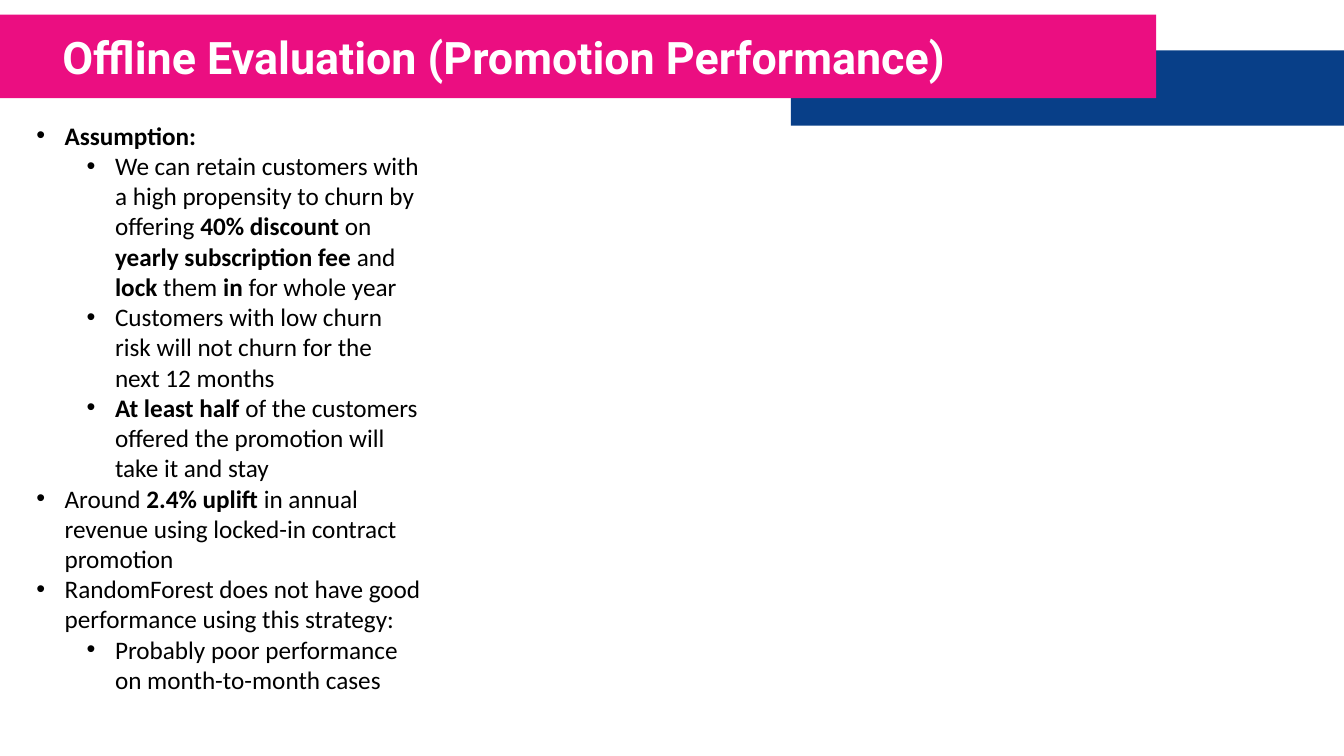
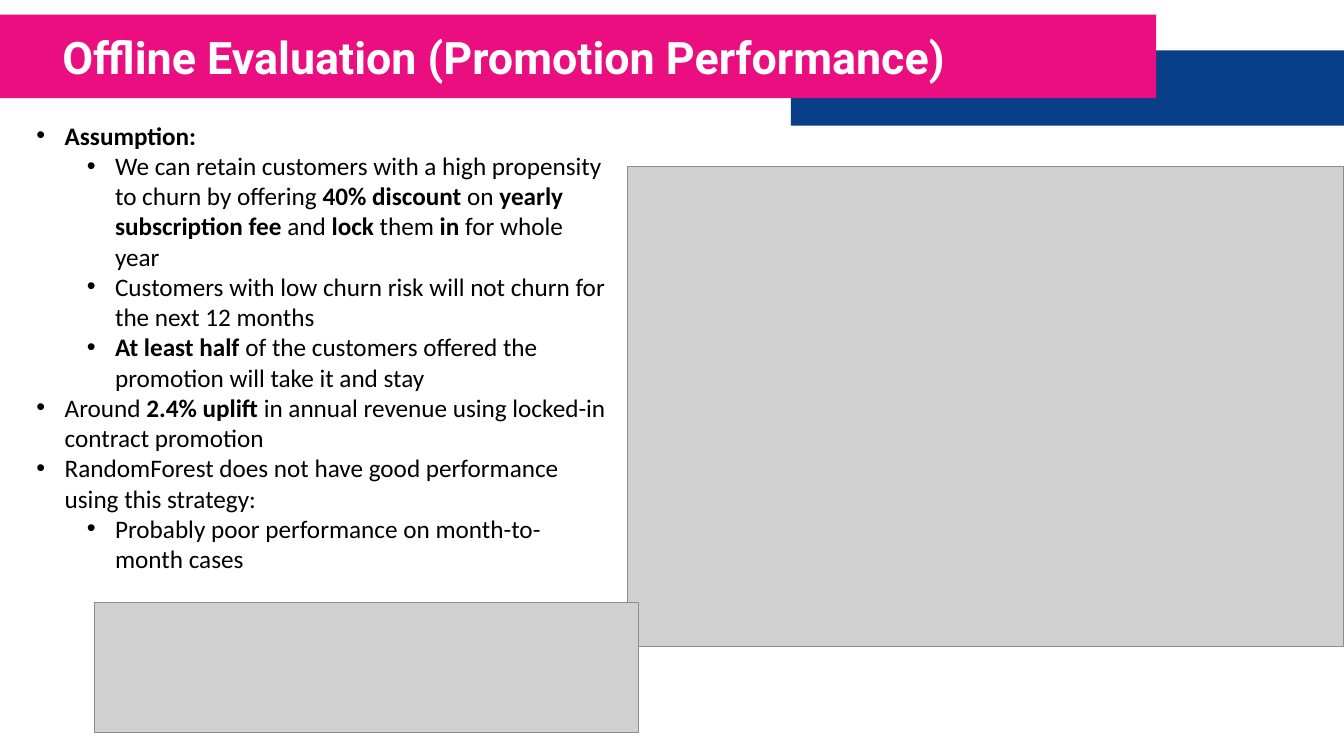
Before and after one commit to FarhadZafari/customer-churn-analysis, a slide deck: slide 12 of Presentation.pptx. Drawn at 1344x756 pixels with LibreOffice and Linux fonts; fonts in the diff are those of the drawing; grey boxes stand for pictures. Boxes give left, top, right and bottom in pixels: in the first picture for what was removed or moved away, otherwise in the second. Text is boxed around its words. In the diff, an @@ line names an element or a change of style, - is before the commit and + after.

Commit message:
Update the slides.

```diff
--- a/Presentation.pptx
+++ b/Presentation.pptx
@@ text "Assumption:" rewrapped from bbox=[65, 127, 420, 690] to bbox=[65, 127, 605, 569] @@
@@ picture added at bbox=[628, 166, 1344, 646] @@
@@ picture added at bbox=[95, 603, 639, 733] @@
```
Also in this commit, not shown: 1 other slide changed.
